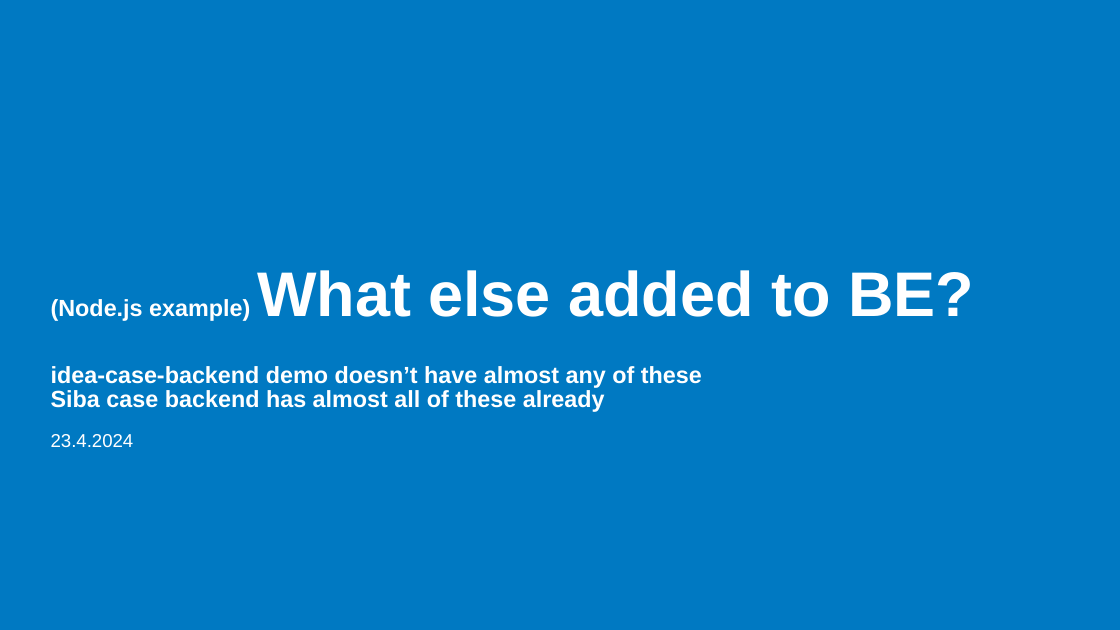
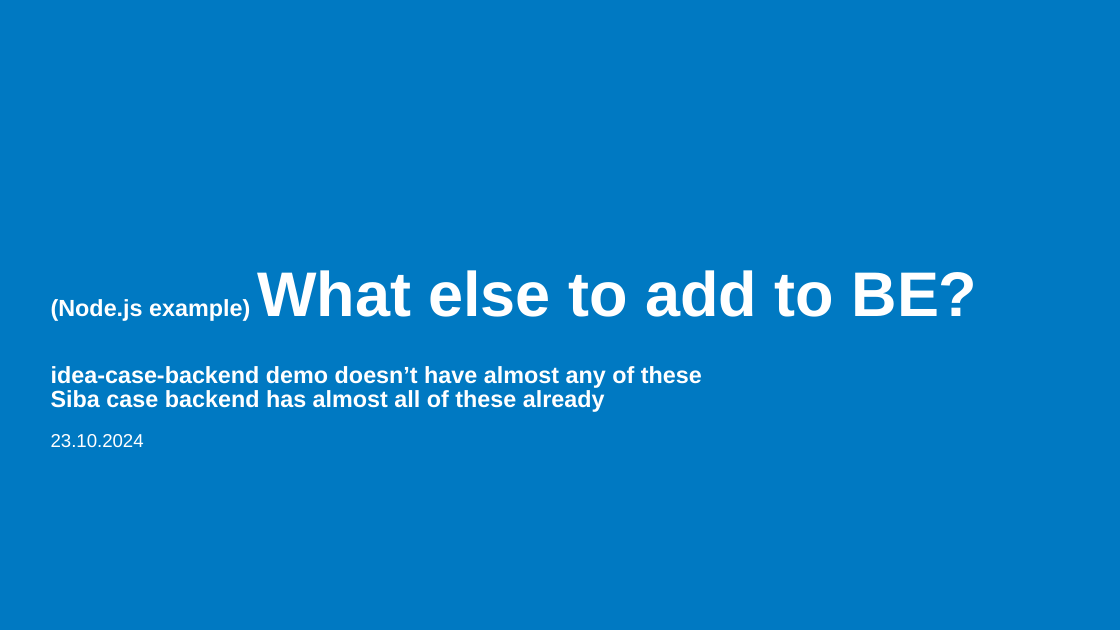
Before and after one commit to haagahelia/ohke-teknologiat, a slide deck: slide 1 of 05_es6_node/NodeJS_demo/02_nodejs/MoreBackendFeaturesAndTech.pptx. Drawn at 1120x630 pixels with LibreOffice and Linux fonts; fonts in the diff are those of the drawing; background and template pictures are left out. Boxes give left, top, right and bottom in pixels: in the first picture for what was removed or moved away, otherwise in the second. Text is boxed around its words. In the diff, an @@ line names an element or a change of style, - is before the commit and + after.

Commit message:
Upd docker info cmds, Node and Express information

```diff
--- a/05_es6_node/NodeJS_demo/02_nodejs/MoreBackendFeaturesAndTech.pptx
+++ b/05_es6_node/NodeJS_demo/02_nodejs/MoreBackendFeaturesAndTech.pptx
@@ title at [51, 270, 978, 321]: text changed @@
-(Node.js example) What else added to BE?
+(Node.js example) What else to add to BE?
@@ text at [51, 434, 144, 447]: text changed @@
-23.4.2024
+23.10.2024
```
Also in this commit, not shown: 1 other slide changed, 6 other files.
